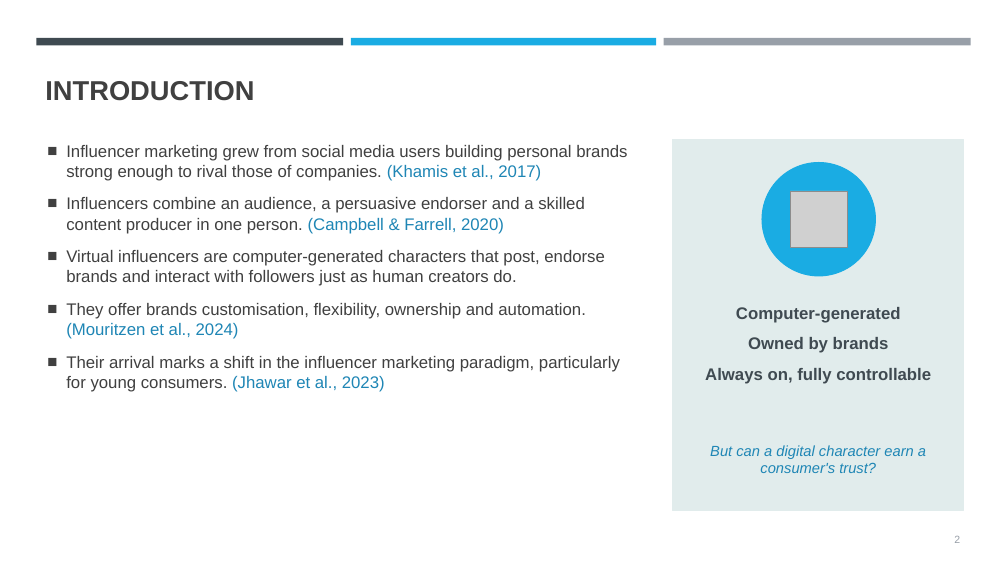
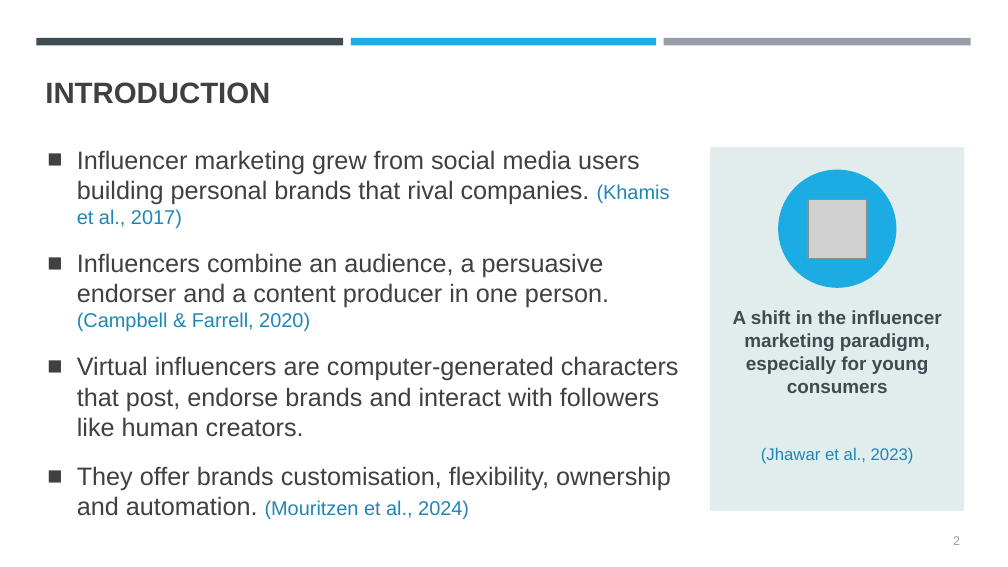
Before and after one commit to Abhiramjayan-versiert/AJ-Claude-, a slide deck: slide 2 of presentation/Virtual_Influencers_Trust_Purchase_Intention_GenZ.pptx. Drawn at 1008x567 pixels with LibreOffice and Linux fonts; fonts in the diff are those of the drawing; grey boxes stand for pictures. Boxes give left, top, right and bottom in pixels: in the first picture for what was removed or moved away, otherwise in the second. Text is boxed around its words. In the diff, an @@ line names an element or a change of style, - is before the commit and + after.

```diff
--- a/presentation/Virtual_Influencers_Trust_Purchase_Intention_GenZ.pptx
+++ b/presentation/Virtual_Influencers_Trust_Purchase_Intention_GenZ.pptx
@@ title "INTRODUCTION" at box(45, 82, 270, 104): size 26 to 28 pt @@
@@ rectangle: place and size @@
-rectangle at box(673, 140, 964, 510)
+rectangle at box(711, 147, 964, 510)
@@ text at box(77, 150, 679, 437): text changed; size 16 to 24 pt @@
-■ Influencer marketing grew from social media users building personal brands strong enough to rival those of companies. (Khamis et al., 2017)
-■ Influencers combine an audience, a persuasive endorser and a skilled content producer in one person. (Campbell & Farrell, 2020)
-■ Virtual influencers are computer-generated characters that post, endorse brands and interact with followers just as human creators do.
+■ Influencer marketing grew from social media users building personal brands that rival companies. (Khamis et al., 2017)
+■ Influencers combine an audience, a persuasive endorser and a content producer in one person. (Campbell & Farrell, 2020)
+■ Virtual influencers are computer-generated characters that post, endorse brands and interact with followers like human creators.
@@ ellipse: place and size @@
-ellipse at box(762, 163, 876, 276)
+ellipse at box(779, 170, 896, 287)
@@ picture: place and size @@
-picture at box(791, 191, 848, 247)
+picture at box(808, 200, 867, 259)
@@ text at box(733, 310, 941, 393): text changed; size 16 to 18 pt @@
-Computer-generated
-Owned by brands
-Always on, fully controllable
+A shift in the influencer marketing paradigm, especially for young consumers
@@ text at box(66, 356, 620, 392): paragraph removed @@
-■ Their arrival marks a shift in the influencer marketing paradigm, particularly for young consumers. (Jhawar et al., 2023)
@@ text at box(761, 448, 914, 464): text changed; size 14 to 16 pt; italic off @@
-But can a digital character earn a consumer's trust?
+(Jhawar et al., 2023)
@@ text at box(77, 466, 671, 519): size 16 to 24 pt in "They offer brands customisation, flexibility, ownership and ..."; size 16 to 19 pt in "(Mouritzen et al., 2024)"; indent changed; more space between paragraphs @@
@@ page number at box(953, 536, 960, 545): size 10 to 12 pt @@
```
Also in this commit, not shown: 16 other slides changed, 5 slides added.
